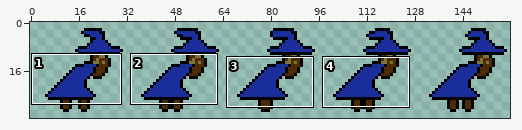
One commit to this sprite sheet: Assets/Player/PlayerRunRightSpriteSheet.png. The first picture is a wide view before the edit; the outline marks the close-up.
Close-up. Earlier state:
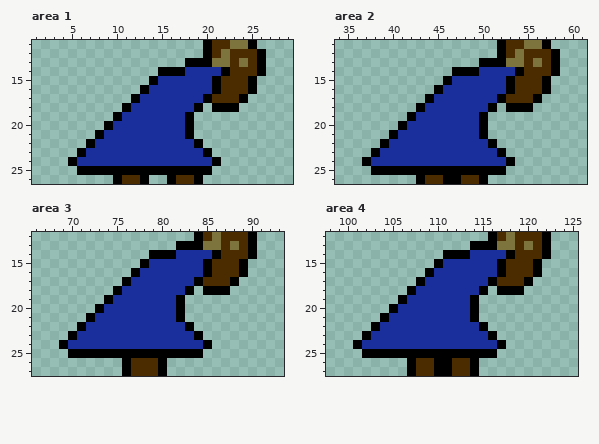
The file is 320x64 pixels, drawn in blocks of 2x2; one block is one cell here. Shown: area 1: x 1..29, y 11..26; area 2: x 34..61, y 11..26; area 3: x 66..93, y 12..27; area 4: x 98..125, y 12..27. The commit also changed other parts of the picture, which this record leaves out.
Once edited:
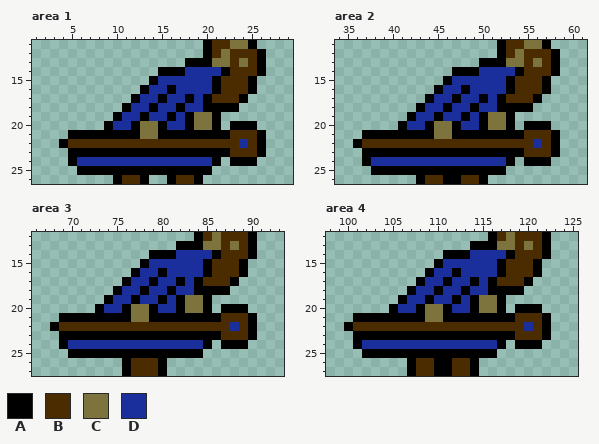
Palette (. is transparent): A #000000  B #4b2b00  C #7d743d  D #1a2f9c
Changes in this commit:
Area 1:
y 16: x 16 D -> A
y 17: x 15 D -> A; x 18 D -> A
y 18: x 14 D -> A; x 17 D -> A; x 19..20 A. -> DA
y 19: x 13 D -> A; x 16 D -> A; x 19..21 ... -> CCA
y 20: x 12..15 DDDD -> ACCA; x 19..21 ... -> CCA; x 23..25 ... -> AAA
y 21: x 5..7 ... -> AAA; x 9..17 DDDDDDDDD -> AAAACCAAA; x 19..26 ........ -> AAAABBBA
y 22: x 4..26 ...ADDDDDDDDDDDA....... -> ABBBBBBBBBBBBBBBBBBBDBA
y 23: x 5 . -> A; x 7..19 DDDDDDDDDDDDD -> AAAAAAAAAAAAA; x 21..26 ...... -> AABBBA
y 24: x 23..25 ... -> AAA
Area 2:
y 16: x 48 D -> A
y 17: x 47 D -> A; x 50 D -> A
y 18: x 46 D -> A; x 49 D -> A; x 51..52 A. -> DA
y 19: x 45 D -> A; x 48 D -> A; x 51..53 ... -> CCA
y 20: x 44..47 DDDD -> ACCA; x 51..53 ... -> CCA; x 55..57 ... -> AAA
y 21: x 37..39 ... -> AAA; x 41..49 DDDDDDDDD -> AAAACCAAA; x 51..58 ........ -> AAAABBBA
y 22: x 36..58 ...ADDDDDDDDDDDA....... -> ABBBBBBBBBBBBBBBBBBBDBA
y 23: x 37 . -> A; x 39..51 DDDDDDDDDDDDD -> AAAAAAAAAAAAA; x 53..58 ...... -> AABBBA
y 24: x 55..57 ... -> AAA
Area 3:
y 16: x 80 D -> A
y 17: x 79 D -> A; x 82 D -> A
y 18: x 78 D -> A; x 81 D -> A; x 83..84 A. -> DA
y 19: x 77 D -> A; x 80 D -> A; x 83..85 ... -> CCA
y 20: x 76..79 DDDD -> ACCA; x 83..85 ... -> CCA; x 87..89 ... -> AAA
y 21: x 69..71 ... -> AAA; x 73..81 DDDDDDDDD -> AAAACCAAA; x 83..90 ........ -> AAAABBBA
y 22: x 68..90 ...ADDDDDDDDDDDA....... -> ABBBBBBBBBBBBBBBBBBBDBA
y 23: x 69 . -> A; x 71..83 DDDDDDDDDDDDD -> AAAAAAAAAAAAA; x 85..90 ...... -> AABBBA
y 24: x 87..89 ... -> AAA
Area 4:
y 16: x 112 D -> A
y 17: x 111 D -> A; x 114 D -> A
y 18: x 110 D -> A; x 113 D -> A; x 115..116 A. -> DA
y 19: x 109 D -> A; x 112 D -> A; x 115..117 ... -> CCA
y 20: x 108..111 DDDD -> ACCA; x 115..117 ... -> CCA; x 119..121 ... -> AAA
y 21: x 101..103 ... -> AAA; x 105..113 DDDDDDDDD -> AAAACCAAA; x 115..122 ........ -> AAAABBBA
y 22: x 100..122 ...ADDDDDDDDDDDA....... -> ABBBBBBBBBBBBBBBBBBBDBA
y 23: x 101 . -> A; x 103..115 DDDDDDDDDDDDD -> AAAAAAAAAAAAA; x 117..122 ...... -> AABBBA
y 24: x 119..121 ... -> AAA
Pixel boxes of the changes (left, top, right, bottom) in both close-ups:
changed: (59, 85, 266, 166)
changed: (353, 85, 560, 166)
changed: (50, 268, 257, 349)
changed: (344, 268, 551, 349)
